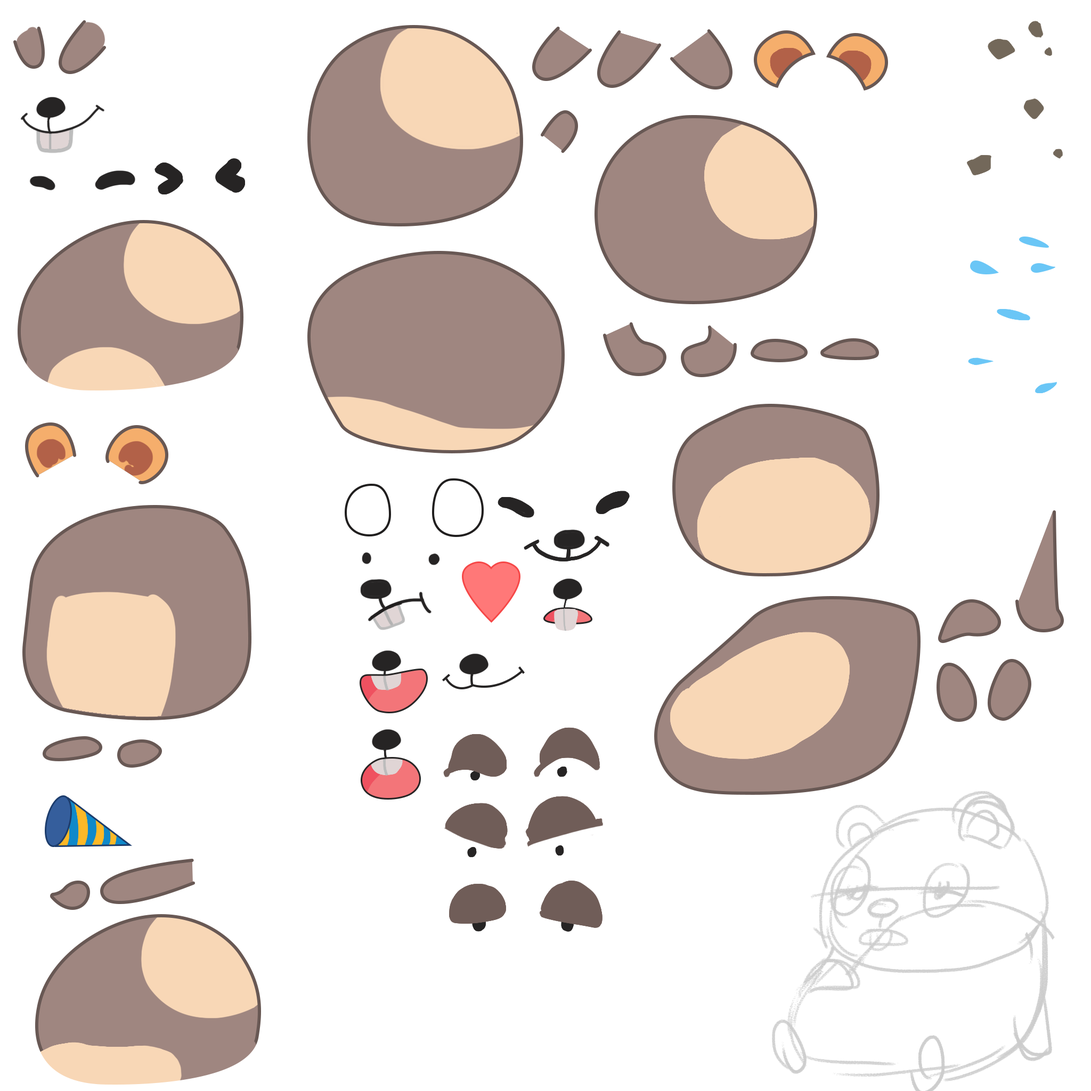
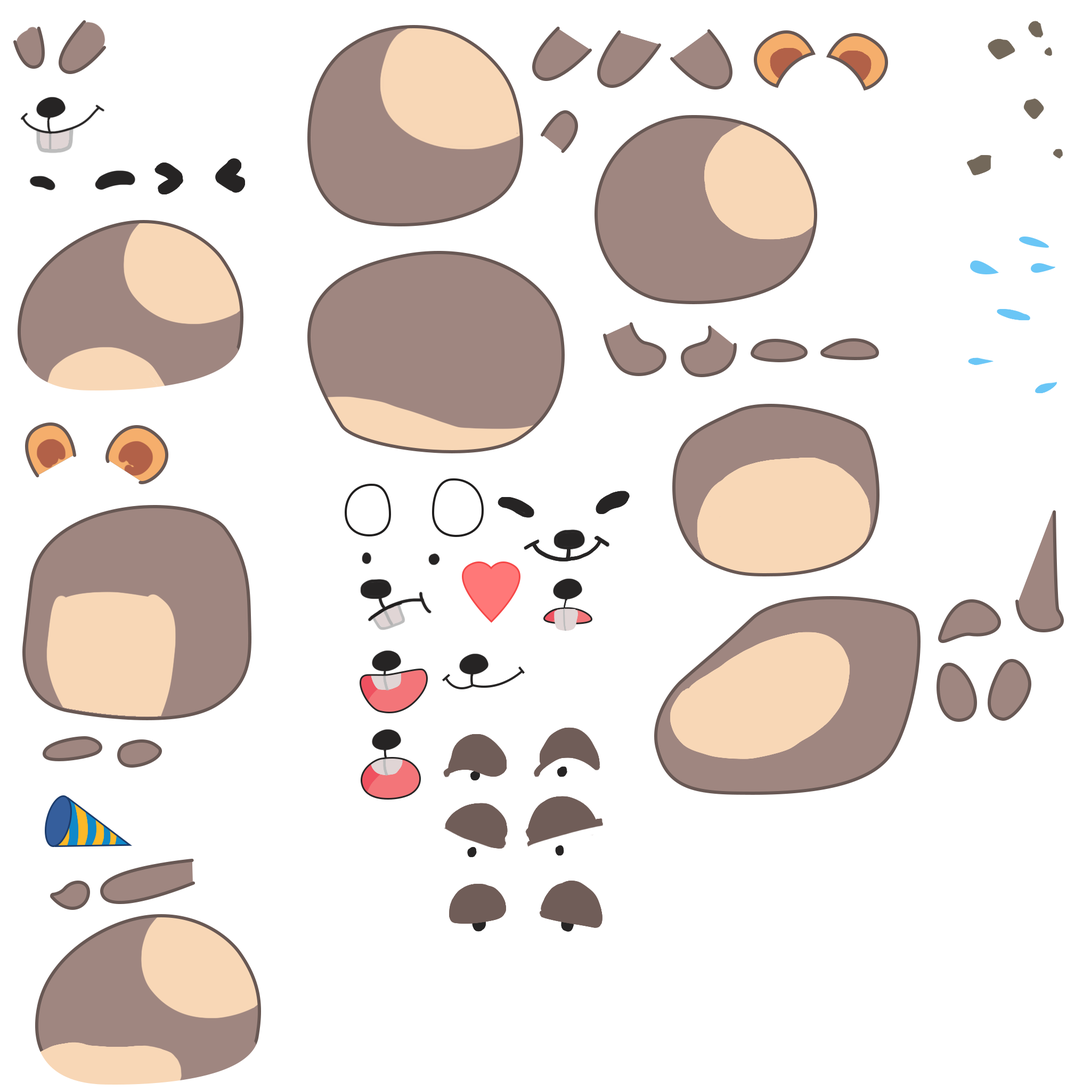
The second 1091×1091 image is a revision of the first. Changes to its layers:
hid "Layer 10" over [772, 791, 1056, 1091]
painted on "Ellipse 1" over [69, 806, 71, 814]
